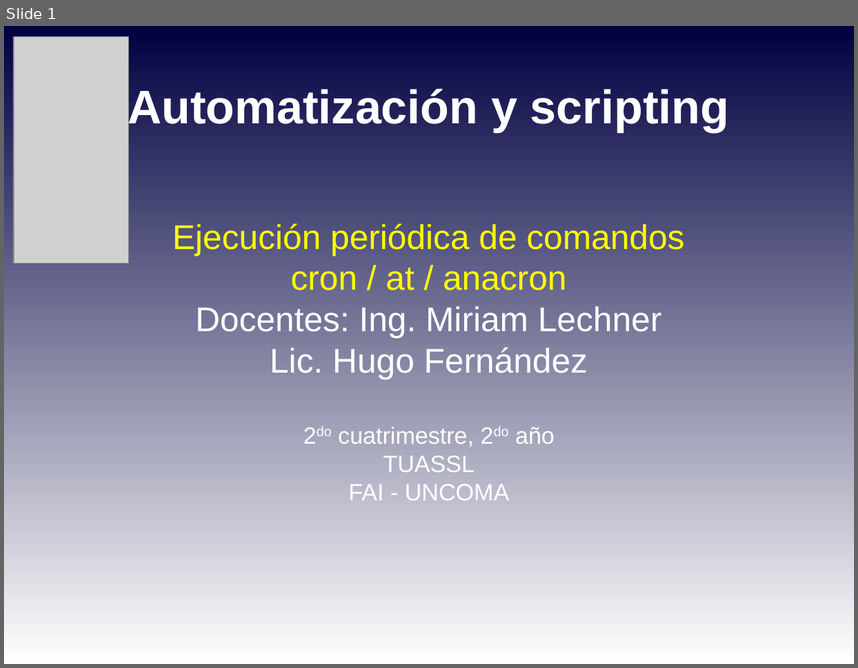
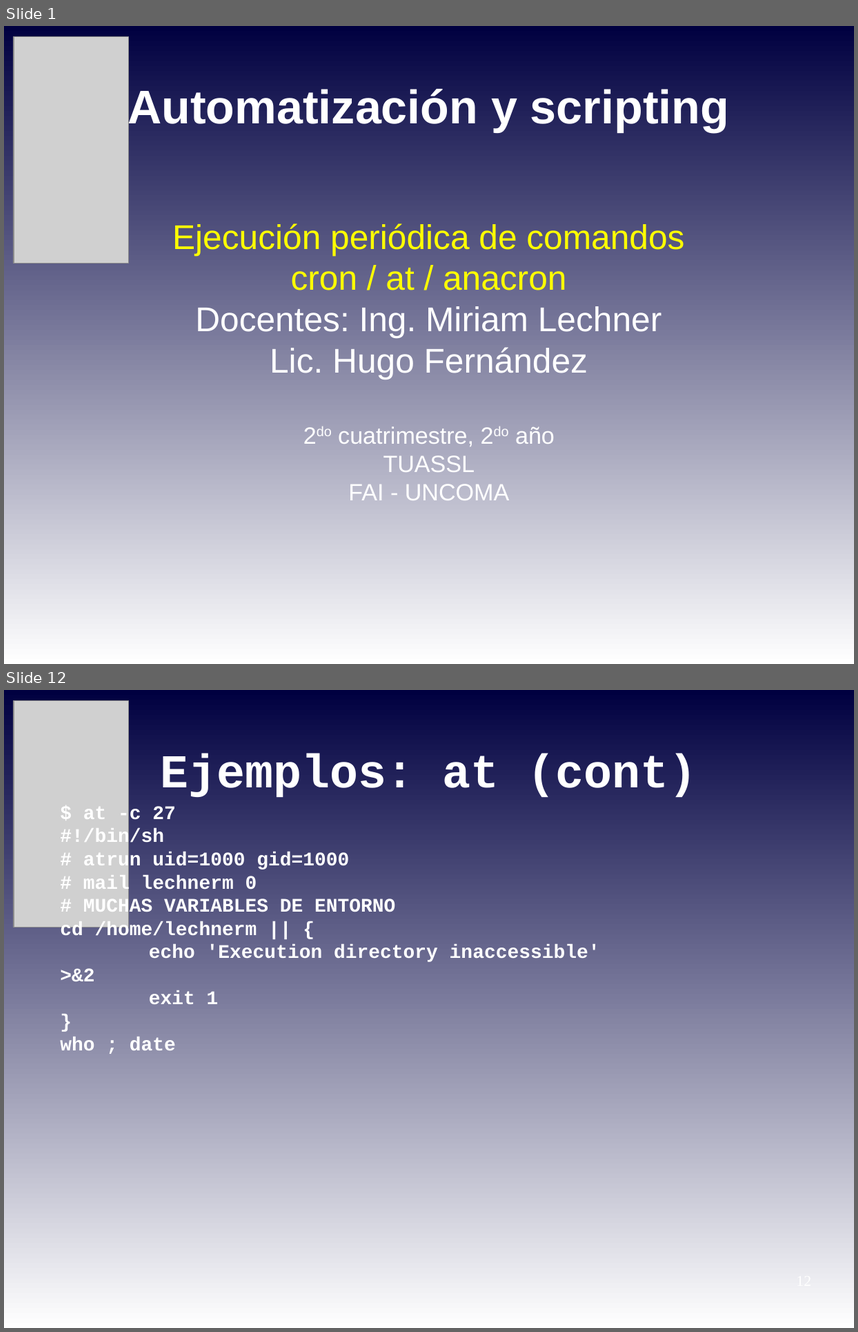
Before and after one commit to niniadcobre/-AutoyScripting, a slide deck: clases/AYS_clase08.odp. Shown one above the other, each under a label of ours: slide 1 before the commit, slides 1 and 12 after it; the slides between them are not shown. The pictures are 858x668 and 858x1332 pixels, drawn with LibreOffice and Linux fonts; fonts in the diff are those of the drawing; grey boxes stand for pictures. Boxes give left, top, right and bottom in pixels: in the first picture for what was removed or moved away, otherwise in the second. Text is boxed around its words. In the diff, an @@ line names an element or a change of style, - is before the commit and + after.

```diff
--- a/clases/AYS_clase08.odp
+++ b/clases/AYS_clase08.odp
@@ slide 12 added at (4, 690, 854, 1328), background gradient #000040 to #FFFFFF @@
@@ picture added at (13, 701, 128, 927) @@
@@ title added at (160, 753, 697, 797), 44 pt, text #FFFFFF, bold @@
+Ejemplos: at (cont)
@@ text added at (60, 805, 600, 1050), 18 pt, text #FFFFFF, bold @@
+$ at -c 27
+#!/bin/sh
+# atrun uid=1000 gid=1000
+# mail lechnerm 0
+# MUCHAS VARIABLES DE ENTORNO
+cd /home/lechnerm || {
+echo 'Execution directory inaccessible' >&2
+exit 1
+}
+who ; date
```
Also in this commit, not shown: 5 slides changed, 6 other slides added.
